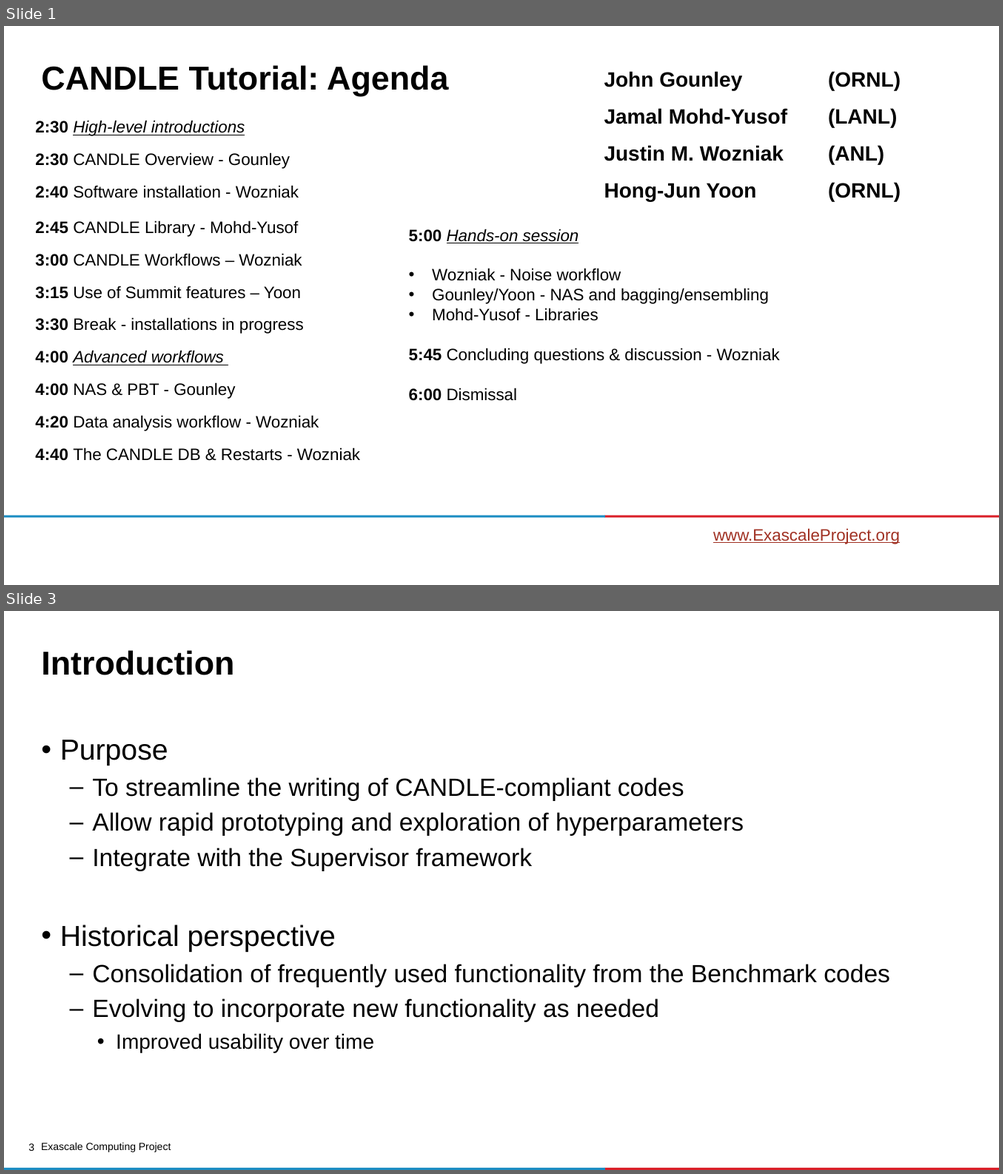
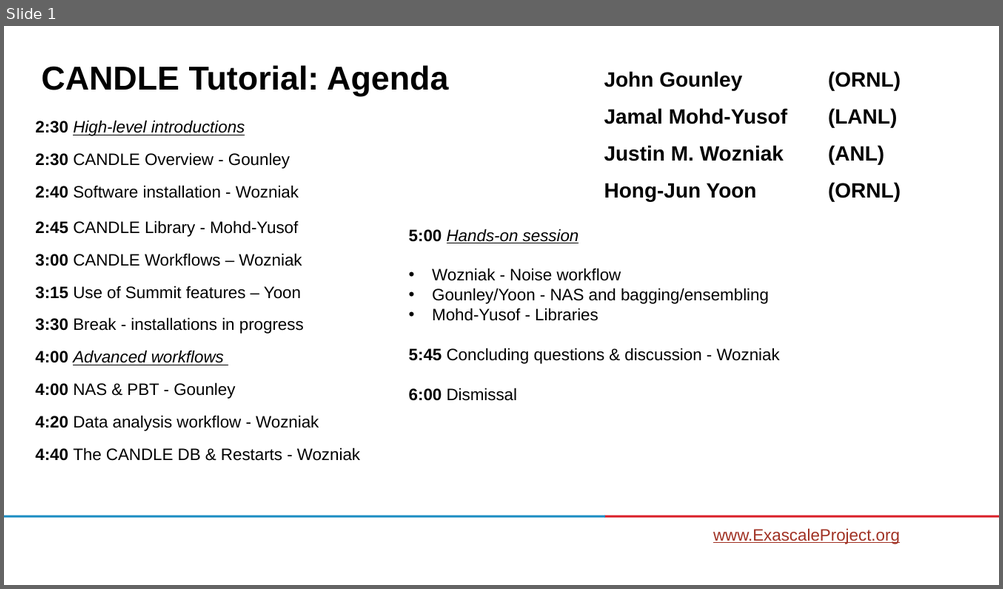
Before and after one commit to ECP-CANDLE/Tutorials, a slide deck: 2020/ECP/slides/00-agenda.pptx. Shown one above the other, each under a label of ours: slides 1 and 3 before the commit, slide 1 after it; the slides between them are not shown. The pictures are 1003x1174 and 1003x589 pixels, drawn with LibreOffice and Linux fonts; fonts in the diff are those of the drawing; background and template pictures are left out. Boxes give left, top, right and bottom in pixels: in the first picture for what was removed or moved away, otherwise in the second. Text is boxed around its words. In the diff, an @@ line names an element or a change of style, - is before the commit and + after.

```diff
--- a/2020/ECP/slides/00-agenda.pptx
+++ b/2020/ECP/slides/00-agenda.pptx
@@ slide 3 removed at bbox=[4, 611, 999, 1170], background #FFFFFF @@
@@ title removed at bbox=[41, 650, 234, 675] @@
-Introduction
@@ text removed at bbox=[60, 740, 890, 1053] @@
-• Purpose
-  – To streamline the writing of CANDLE-compliant codes
-  – Allow rapid prototyping and exploration of hyperparameters
-  – Integrate with the Supervisor framework
-• Historical perspective
-  – Consolidation of frequently used functionality from the Benchmark codes
-  – Evolving to incorporate new functionality as needed
-    • Improved usability over time
@@ text removed at bbox=[41, 1143, 170, 1153] @@
-Exascale Computing Project
@@ page number removed at bbox=[28, 1144, 34, 1151] @@
-3
@@ rectangle removed at bbox=[4, 1168, 605, 1170] @@
@@ rectangle removed at bbox=[605, 1168, 999, 1170] @@
```
Also in this commit, not shown: 15 other slides removed.
